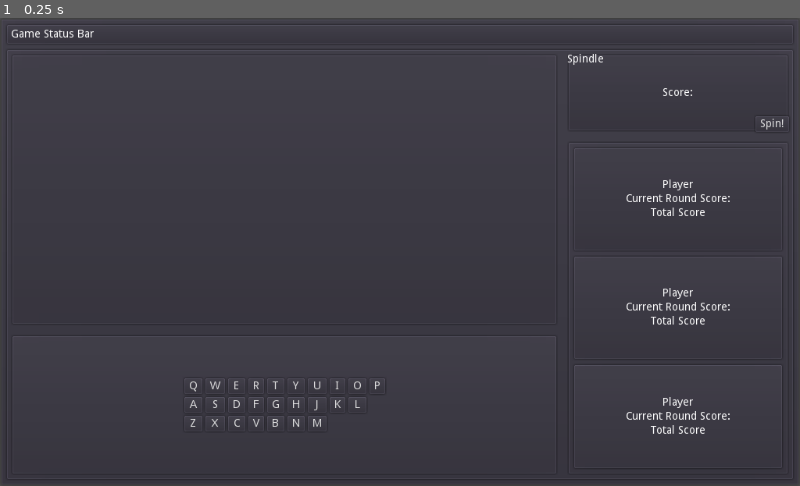
Above: before the commit, frame 1.
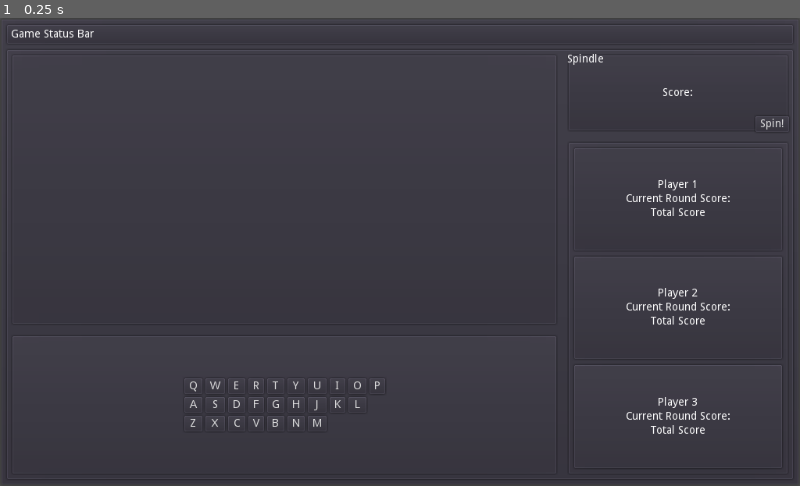
Above: after the commit, the same moment.

Repository: zacryol/spindle-of-serendipity
Game: Godot game, scene res://game/GamePanel.tscn
Two runs of this game, one before a commit and one after it. Both use one fixed random seed, a clock stepped at 60 frames per second and the inputs below. This scene is started directly instead of the project's main scene.
Inputs:
- Up to frame 1 (0.25 s): no input

The runs differ from the first frame. In frame 1, 0.2% of the frame differs, in the area x 82-88%, y 34-84%.
Error in both runs: Division By Zero in operator '%'. (res://system/singletons/EntryManager.gd:20)

Commit message:
Players have names now

Diff:
--- a/game/components/Player.gd
+++ b/game/components/Player.gd
@@ -2,6 +2,8 @@
 
 var score: int = 0
 onready var score_label = $PanelContainer/CenterContainer/VBoxContainer/ScoreLabelCurr
+var player_name: String
+onready var name_label := $PanelContainer/CenterContainer/VBoxContainer/PlayerLabel
 
 func _ready():
 	pass
@@ -10,3 +12,7 @@
 	score += points
 	score_label.text = "Score: " + str(score)
 	pass
+
+func set_name(new_name: String) -> void:
+	player_name = new_name
+	name_label.text = player_name
--- a/game/components/PlayersPanel.gd
+++ b/game/components/PlayersPanel.gd
@@ -9,6 +9,9 @@
 const NUM_PLAYER = 3
 
 func _ready():
+	p1.set_name("Player 1")
+	p2.set_name("Player 2")
+	p3.set_name("Player 3")
 	pass
 
 func _score_gained(number: int):
